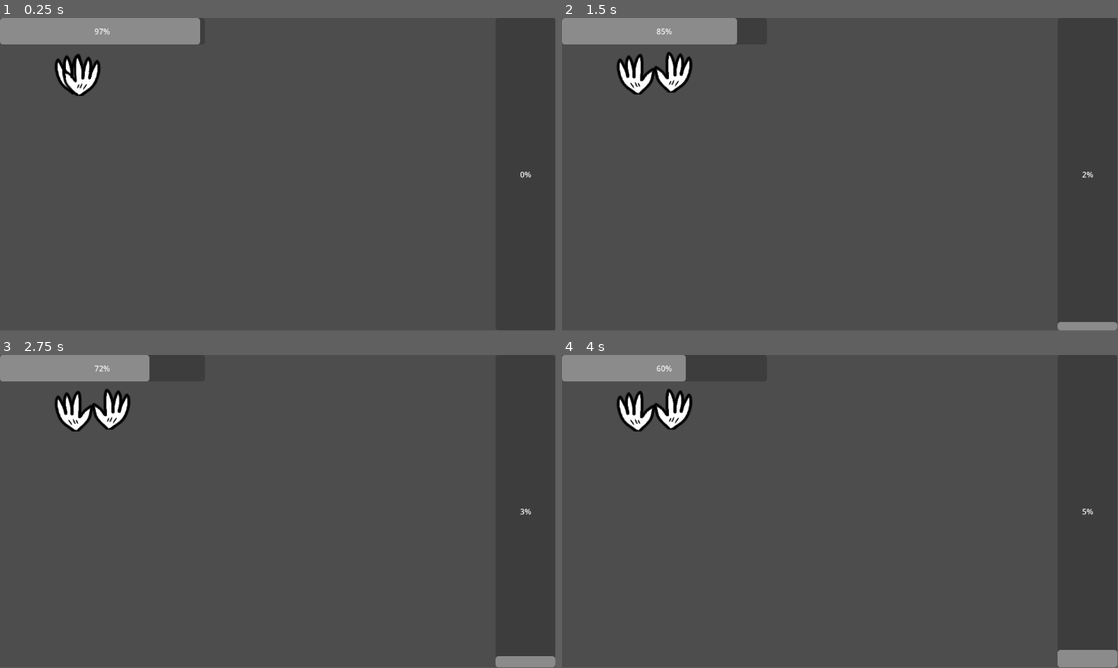
Above: before the commit, frames 1-4 (two rows, left to right).
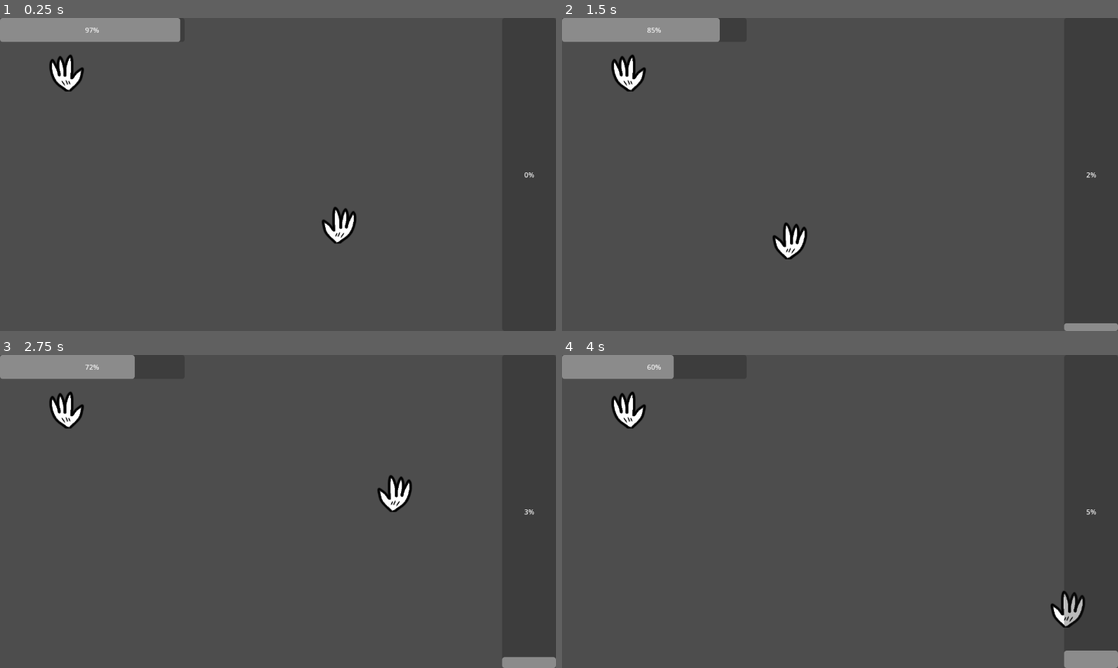
Above: after the commit, the same moments.

Repository: Risgrynsgrot/gmtk2023
Game: Godot game, scene res://Scenes/Main.tscn
Two runs of this game, one before a commit and one after it. Both use one fixed random seed, a clock stepped at 60 frames per second and the inputs below.
Inputs (mouse positions are in pixels of both pictures, inside the frame that each line leads up to):
- Up to frame 1 (0.25 s): no input
- Up to frame 2 (1.5 s): move the mouse to (962, 158) at 0.52 s; click (962, 158) at 0.6 s; tap Enter at 1.25 s; move the mouse to (728, 190) at 1.27 s; click (728, 190) at 1.35 s
- Up to frame 3 (2.75 s): move the mouse to (333, 442) at 2.02 s; click (333, 442) at 2.1 s
- Up to frame 4 (4 s): tap Space at 2.75 s; move the mouse to (812, 574) at 2.77 s; click (812, 574) at 2.85 s; move the mouse to (1006, 558) at 3.52 s; click (1006, 558) at 3.6 s
The window is 799x449 before the commit and 800x450 after it. Grey fills any space a smaller window leaves; there, only what the larger window draws over its background counts as a difference.

The runs differ from the first frame. In frame 1, 1.9% of the frame differs, in the area x 0-97%, y 0-72%; in frame 2, 2.2%, in the area x 0-100%, y 0-100%; in frame 3, 2.1%; in frame 4, 2.1%.

Commit message:
Changed project resolution

Diff:
--- a/project/Scenes/MinigameApplause/Clapper.tscn
+++ b/project/Scenes/MinigameApplause/Clapper.tscn
@@ -1,24 +1,37 @@
-[gd_scene load_steps=3 format=3 uid="uid://jvc3ih2x10gc"]
+[gd_scene load_steps=4 format=3 uid="uid://jvc3ih2x10gc"]
 
 [ext_resource type="Script" path="res://Scripts/Clapper.gd" id="1_huyn0"]
 [ext_resource type="Texture2D" uid="uid://cjkilv4qmtu1f" path="res://Sprites/clap_hand.png" id="2_pbqhl"]
 
-[node name="Clapper" type="Node2D" node_paths=PackedStringArray("hand_in", "hand_out", "right_hand")]
+[sub_resource type="RectangleShape2D" id="RectangleShape2D_w1kia"]
+size = Vector2(88.5, 87)
+
+[node name="Clapper" type="Node2D" node_paths=PackedStringArray("right_hand")]
 script = ExtResource("1_huyn0")
-hand_in = NodePath("HandIn")
-hand_out = NodePath("HandOut")
 right_hand = NodePath("HandRight")
 
 [node name="HandLeft" type="Sprite2D" parent="."]
+position = Vector2(0, 10)
 scale = Vector2(-1, 1)
 texture = ExtResource("2_pbqhl")
 
+[node name="LeftHandCollider" type="Area2D" parent="HandLeft" groups=["Hand"]]
+rotation = 3.14159
+scale = Vector2(1, -1)
+
+[node name="CollisionShape2D" type="CollisionShape2D" parent="HandLeft/LeftHandCollider"]
+position = Vector2(9.75, 7.5)
+shape = SubResource("RectangleShape2D_w1kia")
+
 [node name="HandRight" type="Sprite2D" parent="."]
-position = Vector2(28, 3)
+position = Vector2(200, 0)
 texture = ExtResource("2_pbqhl")
 
-[node name="HandOut" type="Marker2D" parent="."]
-position = Vector2(90, -4)
+[node name="RightHandCollider" type="Area2D" parent="HandRight" groups=["Hand"]]
+position = Vector2(-28, -3)
 
-[node name="HandIn" type="Marker2D" parent="."]
-position = Vector2(12, 4)
+[node name="CollisionShape2D" type="CollisionShape2D" parent="HandRight/RightHandCollider"]
+position = Vector2(19, 11)
+shape = SubResource("RectangleShape2D_w1kia")
+
+[connection signal="area_entered" from="HandLeft/LeftHandCollider" to="." method="_on_left_hand_collider_area_entered"]
--- a/project/Scripts/Clapper.gd
+++ b/project/Scripts/Clapper.gd
@@ -1,7 +1,4 @@
 extends Node2D
-
-@export var hand_in: Marker2D
-@export var hand_out: Marker2D
 
 @export var right_hand: Node2D
 
@@ -18,9 +15,6 @@
 
 # Called every frame. 'delta' is the elapsed time since the previous frame.
 func _process(_delta):
+	right_hand.position = get_global_mouse_position()
 	if Input.is_action_just_pressed("left_click"):
-		right_hand.position = hand_in.position
 		minigame.emit_signal("on_clapped")
-
-	if Input.is_action_just_released("left_click"):
-		right_hand.position = hand_out.position
--- a/project/project.godot
+++ b/project/project.godot
@@ -13,11 +13,17 @@
 config/name="gmtk2023_golf"
 run/main_scene="res://Scenes/Main.tscn"
 config/features=PackedStringArray("4.1", "GL Compatibility")
+boot_splash/show_image=false
 config/icon="res://icon.svg"
 
 [autoload]
 
 MinigameManager="*res://Scenes/MinigameManager.tscn"
+
+[display]
+
+window/size/viewport_width=1280
+window/size/viewport_height=720
 
 [input]
 
